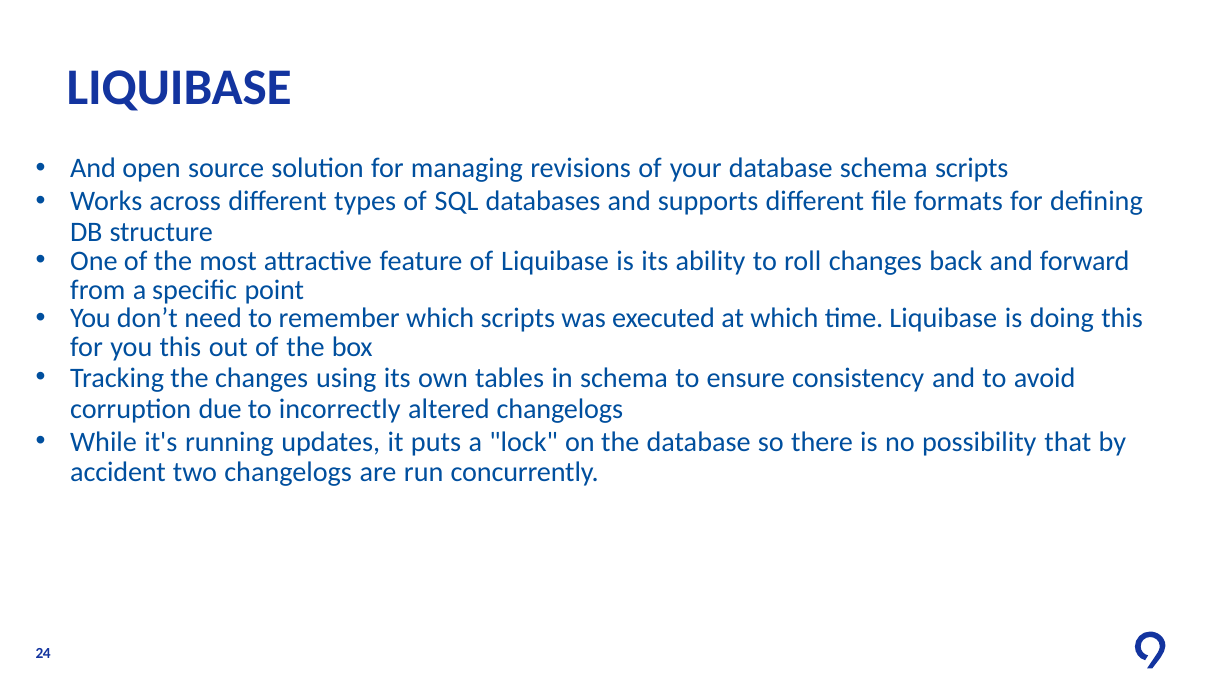
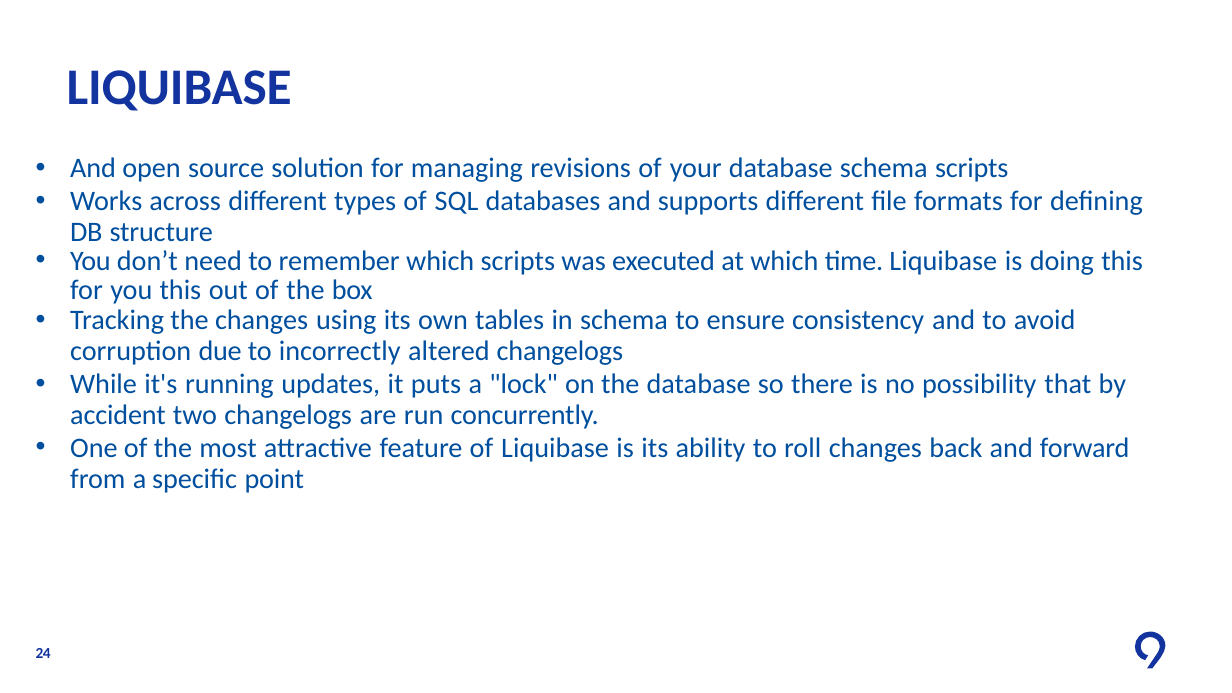
Before and after one commit to levinine/code9-2024, a slide deck: slide 24 of day-3-microservices/Understanding_Microservices.pptx. Drawn at 1232x693 pixels with LibreOffice and Linux fonts; fonts in the diff are those of the drawing; background and template pictures are left out. Boxes give left, top, right and bottom in pixels: in the first picture for what was removed or moved away, otherwise in the second. Text is boxed around its words. In the diff, an @@ line names an element or a change of style, - is before the commit and + after.

Commit message:
Updated the ppt

```diff
--- a/day-3-microservices/Understanding_Microservices.pptx
+++ b/day-3-microservices/Understanding_Microservices.pptx
@@ text at box(70, 250, 1130, 304): paragraph removed @@
-• One of the most attractive feature of Liquibase is its ability to roll changes back and forward from a specific point
@@ text at box(70, 437, 1130, 493): paragraph added @@
+• One of the most attractive feature of Liquibase is its ability to roll changes back and forward from a specific point
```
